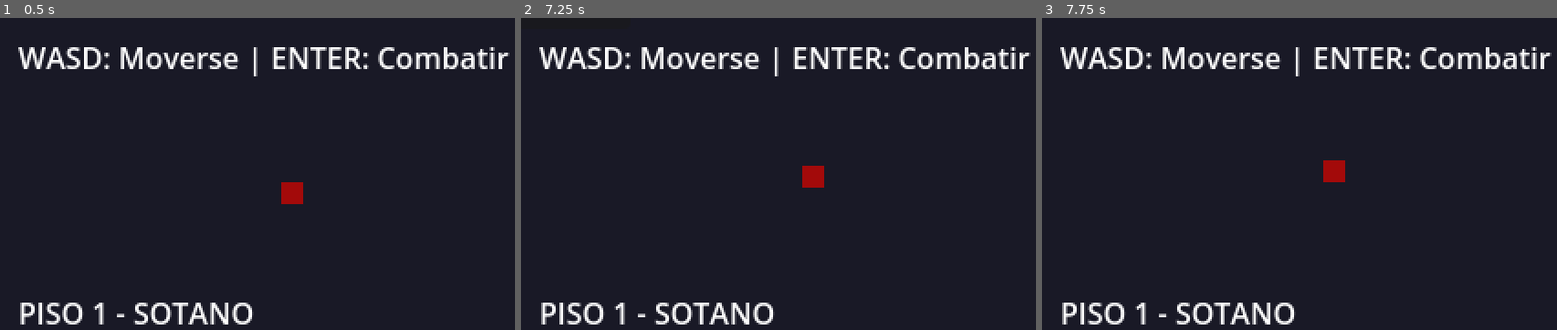
Above: before the commit, frames 1-3 (left to right).
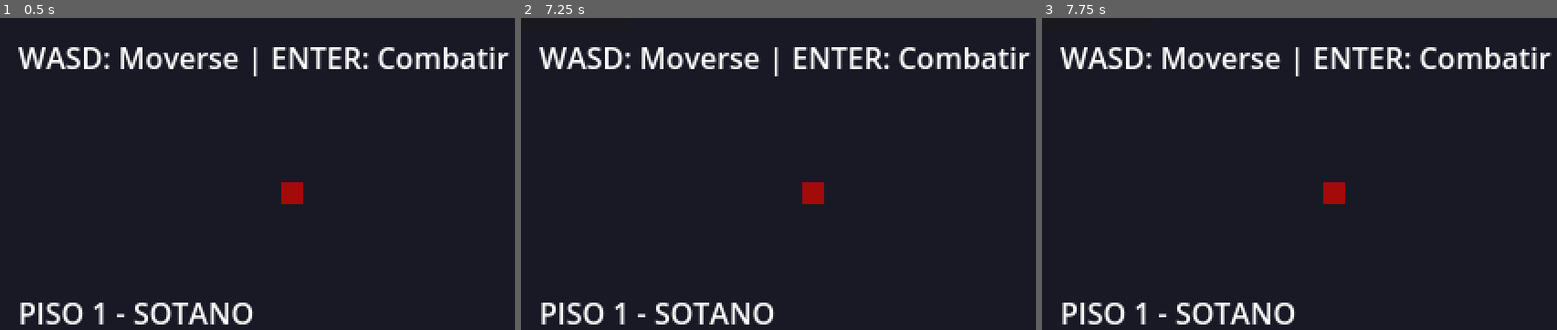
Above: after the commit, the same moments.

Repository: polidisio/VampireCityRPG
Game: Godot game, scene res://scenes/level.tscn
Two runs of this game, one before a commit and one after it. Both use one fixed random seed, a clock stepped at 60 frames per second and the inputs below.
Inputs:
- Up to frame 1 (0.5 s): no input
- Up to frame 2 (7.25 s): tap Enter (ui_accept) at 0.5, 1.35, 1.52, 1.82, 2, 2.85, 3.02, 3.32, 3.5, 4.35, 4.52, 4.82, 5.85, 6.02, 6.32 s; hold Right (ui_right) 0.53-1.28 s; hold Enter (ui_accept) 0.53-1.28 s; hold Down (ui_down) 1.28-2.03 s; hold Right (ui_right) 2.03-2.78 s; hold Enter (ui_accept) 2.03-2.78 s; hold Up (ui_up) 2.78-3.53 s; hold Enter (ui_accept) 3.53-4.28 s; hold Left (ui_left) 3.53-5.03 s; hold Down (ui_down) 5.03-5.78 s; hold Enter (ui_accept) 5.03-5.78 s; hold Right (ui_right) 5.78-6.53 s; hold Up (ui_up) from 6.53 s (still down); hold Enter (ui_accept) from 6.53 s (still down)
- Up to frame 3 (7.75 s): release Up (ui_up) at 7.28 s; release Enter (ui_accept) at 7.28 s; hold Right (ui_right) from 7.28 s (still down); tap Enter (ui_accept) at 7.35, 7.52 s

Frame 1 is identical in both runs. In frame 2, 0.4% of the frame differs, in the area x 54-59%, y 47-60%; in frame 3, 0.6%, in the area x 54-59%, y 45-60%.

Commit message:
fix: phase 0 cleanup - skills, flee, multi-enemy turns, walk anim, remove debug
Disable auto-battle, add skill menu and on-screen log, separate flee from
defeat, fix SkillData args, drop orphan title scene, untrack .godot.

Co-Authored-By: Claude Sonnet 5.5 <noreply@anthropic.com>

Diff:
--- a/main.gd
+++ /dev/null
@@ -1,25 +0,0 @@
-extends Node2D
-
-func _ready():
-	print("=== VAMPIRE CITY RPG ===")
-	print("Proyecto iniciado correctamente")
-
-	# Crear UI básica de título
-	var label = Label.new()
-	label.text = "VAMPIRE CITY RPG"
-	label.horizontal_alignment = HORIZONTAL_ALIGNMENT_CENTER
-	label.add_theme_font_size_override("font_size", 24)
-	label.position = Vector2(160 - label.size.x / 2, 60)
-	add_child(label)
-
-	var sublabel = Label.new()
-	sublabel.text = "Presiona ENTER para comenzar"
-	sublabel.horizontal_alignment = HORIZONTAL_ALIGNMENT_CENTER
-	sublabel.add_theme_font_size_override("font_size", 12)
-	sublabel.position = Vector2(160 - sublabel.size.x / 2, 100)
-	add_child(sublabel)
-
-func _process(_delta):
-	if Input.is_action_pressed("ui_accept"):
-		print("Iniciando juego...")
-		# Aquí ira la transición al juego
--- a/main.tscn
+++ /dev/null
@@ -1,6 +0,0 @@
-[gd_scene load_steps=2 format=3 uid="uid://main_scene"]
-
-[ext_resource type="Script" path="res://main.gd" id="1_main"]
-
-[node name="Main" type="Node2D"]
-script = ExtResource("1_main")
--- a/scenes/player.tscn
+++ b/scenes/player.tscn
@@ -8,6 +8,16 @@
 [sub_resource type="Animation" id="Animation_2"]
 length = 0.4
 loop_mode = 1
+
+[sub_resource type="Animation" id="Animation_walk"]
+length = 0.4
+loop_mode = 1
+
+[sub_resource type="AnimationLibrary" id="AnimationLibrary_1"]
+_data = {
+"idle": SubResource("Animation_2"),
+"walk": SubResource("Animation_walk")
+}
 
 [node name="Player" type="CharacterBody2D"]
 script = ExtResource("1_player")
@@ -23,4 +33,6 @@
 color = Color(0.8, 0.2, 0.2, 1)
 
 [node name="AnimationPlayer" type="AnimationPlayer" parent="."]
-anims/idle = SubResource("Animation_2")
+libraries = {
+"": SubResource("AnimationLibrary_1")
+}
--- a/scripts/battle_system.gd
+++ b/scripts/battle_system.gd
@@ -2,6 +2,7 @@
 class_name BattleSystem
 
 signal battle_ended(victory: bool)
+signal battle_fled
 signal turn_changed(actor_name: String)
 
 var player_team: Array[CharacterData] = []
@@ -13,21 +14,20 @@
 
 var ui: Control
 var player_inventory: Inventory
-const DEBUG_AUTO_BATTLE = true
 
 func _ready():
 	ui = $BattleUI
 	if ui:
 		ui.visible = false
-		print("UI encontrada correctamente")
-	else:
-		print("ERROR: UI no encontrada")
+		ui.skill_selected.connect(_on_skill_selected)
+	else:
+		push_error("BattleSystem: UI no encontrada")
 
 func start_battle(player: CharacterData, enemies: Array[CharacterData], inventory: Inventory = null):
-	print("start_battle llamado")
 	player_inventory = inventory
 	player_team = [player]
 	enemy_team = enemies
+	current_turn_index = -1
 	calculate_turn_order()
 	is_battle_active = true
 	is_player_turn = true
@@ -35,14 +35,9 @@
 	if ui:
 		ui.visible = true
 		ui.setup_battle(player_team, enemy_team)
-		# Refresh UI statistics after wiring up
-		ui.update_stats()
-		print("UI debería ser visible ahora")
-	else:
-		print("ERROR: UI es null")
-
-	print("¡Combate iniciado!")
-	print("Orden de turnos: ", turn_order)
+		ui.update_stats()
+	else:
+		push_error("BattleSystem: UI es null")
 	next_turn()
 
 func calculate_turn_order():
@@ -69,15 +64,16 @@
 
 	if is_player_turn:
 		ui.show_player_menu()
-		if DEBUG_AUTO_BATTLE:
-			# Auto-advance player's turn after a short delay for debugging
-			await get_tree().create_timer(0.3).timeout
-			if is_battle_active:
-				player_attack(0)
 	else:
 		await get_tree().create_timer(1.0).timeout
 		enemy_turn()
 
+func first_alive_enemy() -> int:
+	for i in enemy_team.size():
+		if enemy_team[i].hp > 0:
+			return i
+	return -1
+
 func player_attack(target_index: int):
 	if not is_player_turn or not is_battle_active:
 		return
@@ -106,15 +102,16 @@
 
 	if not attacker.use_mp(skill.mp_cost):
 		ui.add_log("¡No tienes suficiente MP!")
+		ui.show_player_menu()
 		return
 
 	if skill.is_heal:
 		attacker.heal(skill.heal)
-		ui.add_log("%s usa %s y recupera %d HP!" % [attacker.character_name, skill.character_name, skill.heal])
+		ui.add_log("%s usa %s y recupera %d HP!" % [attacker.character_name, skill.name, skill.heal])
 	else:
 		var target = enemy_team[target_index]
 		target.take_damage(skill.damage)
-		ui.add_log("%s usa %s en %s por %d daños!" % [attacker.character_name, skill.character_name, target.character_name, skill.damage])
+		ui.add_log("%s usa %s en %s por %d daños!" % [attacker.character_name, skill.name, target.character_name, skill.damage])
 
 	# Update UI stats after skill usage
 	if ui:
@@ -125,7 +122,7 @@
 		next_turn()
 
 func enemy_turn():
-	var enemy = enemy_team[0]
+	var enemy = turn_order[current_turn_index].character
 	var target = player_team[0]
 
 	var damage = enemy.attack
@@ -180,19 +177,21 @@
 
 func _on_attack_pressed():
 	if is_player_turn and is_battle_active:
-		player_attack(0)
+		ui.menu.visible = false
+		player_attack(first_alive_enemy())
 
 func _on_skill_pressed():
 	if is_player_turn and is_battle_active:
-		var player = player_team[0]
-		if player.skills.size() > 0:
-			player_use_skill(0, 0)
+		ui.show_skill_menu(player_team[0].skills)
+
+func _on_skill_selected(index: int):
+	player_use_skill(index, first_alive_enemy())
 
 func _on_run_pressed():
 	if is_player_turn and is_battle_active:
 		ui.add_log("¡Escapaste del combate!")
 		is_battle_active = false
-		battle_ended.emit(false)
+		battle_fled.emit()
 
 func generate_drops() -> Array[ItemData]:
 	var drops: Array[ItemData] = []
--- a/scripts/battle_ui.gd
+++ b/scripts/battle_ui.gd
@@ -1,41 +1,69 @@
 extends Control
+
+signal skill_selected(index: int)
 
 @onready var player_hp_label = $Panel/VBox/PlayerHP
 @onready var player_mp_label = $Panel/VBox/PlayerMP
 @onready var enemy_hp_label = $Panel/VBox/EnemyHP
 @onready var menu = $Panel/Menu
+var skill_menu: VBoxContainer
+var log_label: Label
 var log_lines: Array[String] = []
 
-# References to characters for UI updates
 var player_char: CharacterData
 var enemy_team: Array = []
 
+func _ready():
+	skill_menu = VBoxContainer.new()
+	skill_menu.visible = false
+	$Panel.add_child(skill_menu)
+	skill_menu.set_anchors_and_offsets_preset(Control.PRESET_CENTER)
+	log_label = Label.new()
+	log_label.position = Vector2(10, 10)
+	add_child(log_label)
+
 func setup_battle(player_team_ref: Array[CharacterData], enemy_team_ref: Array[CharacterData]):
-    # Store references for UI updates
-    player_char = player_team_ref[0]
-    enemy_team = enemy_team_ref
-    update_stats()
-    menu.visible = false
+	player_char = player_team_ref[0]
+	enemy_team = enemy_team_ref
+	log_lines.clear()
+	log_label.text = ""
+	update_stats()
+	menu.visible = false
+	skill_menu.visible = false
 
 func update_stats():
-    if player_char:
-        player_hp_label.text = "HP: %d/%d" % [player_char.hp, player_char.max_hp]
-        player_mp_label.text = "MP: %d/%d" % [player_char.mp, player_char.max_mp]
-    else:
-        player_hp_label.text = "HP: 0/0"
-        player_mp_label.text = "MP: 0/0"
-
-    if enemy_team.size() > 0 and enemy_team[0]:
-        var e = enemy_team[0]
-        enemy_hp_label.text = "Enemy HP: %d/%d" % [e.hp, e.max_hp]
-    else:
-        enemy_hp_label.text = "Enemy HP: 0/0"
+	if player_char:
+		player_hp_label.text = "HP: %d/%d" % [player_char.hp, player_char.max_hp]
+		player_mp_label.text = "MP: %d/%d" % [player_char.mp, player_char.max_mp]
+	var parts: Array[String] = []
+	for e in enemy_team:
+		parts.append("%s %d/%d" % [e.character_name, e.hp, e.max_hp])
+	enemy_hp_label.text = " | ".join(parts)
 
 func show_player_menu():
-    menu.visible = true
+	skill_menu.visible = false
+	menu.visible = true
+
+func show_skill_menu(skills: Array):
+	for c in skill_menu.get_children():
+		c.queue_free()
+	for i in skills.size():
+		var b = Button.new()
+		b.text = "%s (%d MP)" % [skills[i].name, skills[i].mp_cost]
+		b.pressed.connect(func():
+			skill_menu.visible = false
+			menu.visible = false
+			skill_selected.emit(i))
+		skill_menu.add_child(b)
+	var back = Button.new()
+	back.text = "Volver"
+	back.pressed.connect(show_player_menu)
+	skill_menu.add_child(back)
+	menu.visible = false
+	skill_menu.visible = true
 
 func add_log(text: String):
-    log_lines.append(text)
-    if log_lines.size() > 4:
-        log_lines.pop_front()
-    print(text)
+	log_lines.append(text)
+	if log_lines.size() > 4:
+		log_lines.pop_front()
+	log_label.text = "\n".join(log_lines)
--- a/scripts/character_data.gd
+++ b/scripts/character_data.gd
@@ -1,4 +1,4 @@
-extends Node
+extends RefCounted
 class_name CharacterData
 
 enum ClassType { NOBLE, SALVAJE, DHAMPIR, HEMOMANTE }
@@ -36,8 +36,8 @@
 	new_char.defense = 8
 	new_char.speed = 12
 	new_char.skills = [
-		SkillData.create("Golpe Sombrío", "Daño moderado", 10, 15, 5),
-		SkillData.create("Presencia Amenazante", "Reduce defensa enemy", 15, 0, 10)
+		SkillData.create("Golpe Sombrío", "Daño moderado", 15, 0, 5),
+		SkillData.create("Presencia Amenazante", "Daño intimidante", 15, 0, 10)
 	]
 	return new_char
 
@@ -53,8 +53,8 @@
 	new_char.defense = 15
 	new_char.speed = 8
 	new_char.skills = [
-		SkillData.create("Golpe Brutal", "Daño alto", 15, 20, 0),
-		SkillData.create("Piel de Acero", "Aumenta defensa", 20, 0, 15)
+		SkillData.create("Golpe Brutal", "Daño alto", 20, 0, 5),
+		SkillData.create("Piel de Acero", "Golpe con armadura", 20, 0, 15)
 	]
 	return new_char
 
@@ -70,8 +70,8 @@
 	new_char.defense = 5
 	new_char.speed = 15
 	new_char.skills = [
-		SkillData.create("Tiro Preciso", "Daño a distancia", 12, 18, 0),
-		SkillData.create("Disparo Sangriento", "Drena vida", 18, 25, 8)
+		SkillData.create("Tiro Preciso", "Daño a distancia", 18, 0, 3),
+		SkillData.create("Disparo Sangriento", "Daño fuerte", 25, 0, 8)
 	]
 	return new_char
 
@@ -87,8 +87,8 @@
 	new_char.defense = 5
 	new_char.speed = 10
 	new_char.skills = [
-		SkillData.create("Proyectil de Sangre", "Daño mágico", 15, 20, 10),
-		SkillData.create("Curación-blood", "Restaura HP", 20, -30, 15)
+		SkillData.create("Proyectil de Sangre", "Daño mágico", 20, 0, 10),
+		SkillData.create("Curación-blood", "Restaura HP", 0, 30, 15)
 	]
 	return new_char
 
@@ -108,7 +108,6 @@
 	attack += 2
 	defense += 1
 	speed += 1
-	print("%s subió a nivel %d" % [character_name, level])
 
 func take_damage(amount: int) -> int:
 	var actual_damage = max(1, amount - defense)
--- a/scripts/level.gd
+++ b/scripts/level.gd
@@ -5,36 +5,15 @@
 
 var in_combat: bool = false
 var player_inventory: Inventory
-var _enter_debug_logged: bool = false
-var _process_logged: bool = false
 
 func _ready():
 	battle_system.battle_ended.connect(_on_battle_ended)
+	battle_system.battle_fled.connect(_on_battle_fled)
 	player_inventory = Inventory.new()
-	print("Inventario creado")
 
-func _process(_delta):
-	# Do not process input while in combat
-	if in_combat:
-		return
-
-	# Start battle on Enter/Accept key
-	if not _process_logged:
-		print("LEVEL: _process running, input map ok? ui_accept exists?")
-		_process_logged = true
-	if Input.is_action_just_pressed("ui_accept"):
-		if not _enter_debug_logged:
-			print("DEBUG: Enter/ui_accept detected (start batlle path)")
-			_enter_debug_logged = true
-		print("Tecla presionada, iniciando combate...")
+func _unhandled_input(event):
+	if not in_combat and event.is_action_pressed("ui_accept"):
 		try_start_battle()
-
-func _unhandled_input(_event):
-	# Fallback: catch Enter key even if Input Map is misconfigured
-	if Input.is_key_pressed(KEY_ENTER):
-		if not in_combat:
-			print("DEBUG: Enter key detected via unhandled_input; starting battle")
-			try_start_battle()
 
 func try_start_battle():
 	var difficulty = 1
@@ -44,10 +23,6 @@
 	for i in range(enemy_count):
 		enemies.append(CharacterData.get_random_enemy(difficulty))
 
-	print("Iniciando combate con %d enemigo(s)" % enemies.size())
-	for e in enemies:
-		print("  - %s (HP: %d, ATK: %d)" % [e.character_name, e.hp, e.attack])
-
 	in_combat = true
 	player.process_mode = Node.PROCESS_MODE_DISABLED
 	battle_system.start_battle(player.character_data, enemies, player_inventory)
@@ -55,8 +30,9 @@
 func _on_battle_ended(victory: bool):
 	in_combat = false
 	player.process_mode = Node.PROCESS_MODE_INHERIT
-	if victory:
-		print("¡Batalla ganada!")
-	else:
-		print("¡Game Over!")
+	if not victory:
 		get_tree().reload_current_scene()
+
+func _on_battle_fled():
+	in_combat = false
+	player.process_mode = Node.PROCESS_MODE_INHERIT
--- a/scripts/player.gd
+++ b/scripts/player.gd
@@ -8,8 +8,6 @@
 @onready var animation_player = $AnimationPlayer
 
 var direction: Vector2 = Vector2.DOWN
-var _frame_counter: int = 0
-var _move_debug_logged: bool = false
 
 func _ready():
 	character_data = CharacterData.create_noble()
@@ -21,44 +19,14 @@
 	sprite.modulate = color
 
 func _physics_process(_delta):
-	# Debug: show first few physics ticks to ensure processing runs
-	if _frame_counter < 10:
-		print("PHYSICS_TICK delta=", _delta)
-		_frame_counter += 1
-	# Compute movement from both on-screen controls (arrow keys) and WASD
-	var input_direction = Vector2(
-		Input.get_axis("ui_left", "ui_right"),
-		Input.get_axis("ui_up", "ui_down")
-	)
-
-	# Fallback for WASD keys if input map is not configured
+	var input_direction = Input.get_vector("ui_left", "ui_right", "ui_up", "ui_down")
+	# WASD fallback
 	if input_direction == Vector2.ZERO:
-		var w_down = false
-		var a_left = false
-		var s_down = false
-		var d_right = false
-		if InputMap.has_action("move_up"):
-			w_down = Input.is_action_pressed("move_up")
-		else:
-			w_down = Input.is_key_pressed(KEY_W)
-		if InputMap.has_action("move_left"):
-			a_left = Input.is_action_pressed("move_left")
-		else:
-			a_left = Input.is_key_pressed(KEY_A)
-		if InputMap.has_action("move_down"):
-			s_down = Input.is_action_pressed("move_down")
-		else:
-			s_down = Input.is_key_pressed(KEY_S)
-		if InputMap.has_action("move_right"):
-			d_right = Input.is_action_pressed("move_right")
-		else:
-			d_right = Input.is_key_pressed(KEY_D)
-		input_direction = Vector2(int(d_right) - int(a_left), int(s_down) - int(w_down))
+		input_direction = Vector2(
+			int(Input.is_key_pressed(KEY_D)) - int(Input.is_key_pressed(KEY_A)),
+			int(Input.is_key_pressed(KEY_S)) - int(Input.is_key_pressed(KEY_W)))
 
 	if input_direction != Vector2.ZERO:
-		if not _move_debug_logged:
-			print("DEBUG: movement input detected:", input_direction)
-			_move_debug_logged = true
 		direction = input_direction.normalized()
 		velocity = direction * SPEED
 		animation_player.play("walk")
Not shown: 1 places in scenes/player.tscn that only renumber resources
Not shown, removed: .DS_Store
Not shown, added: .gitattributes
Not shown, added: .gitignore
Not shown, added: tasks/todo.md
